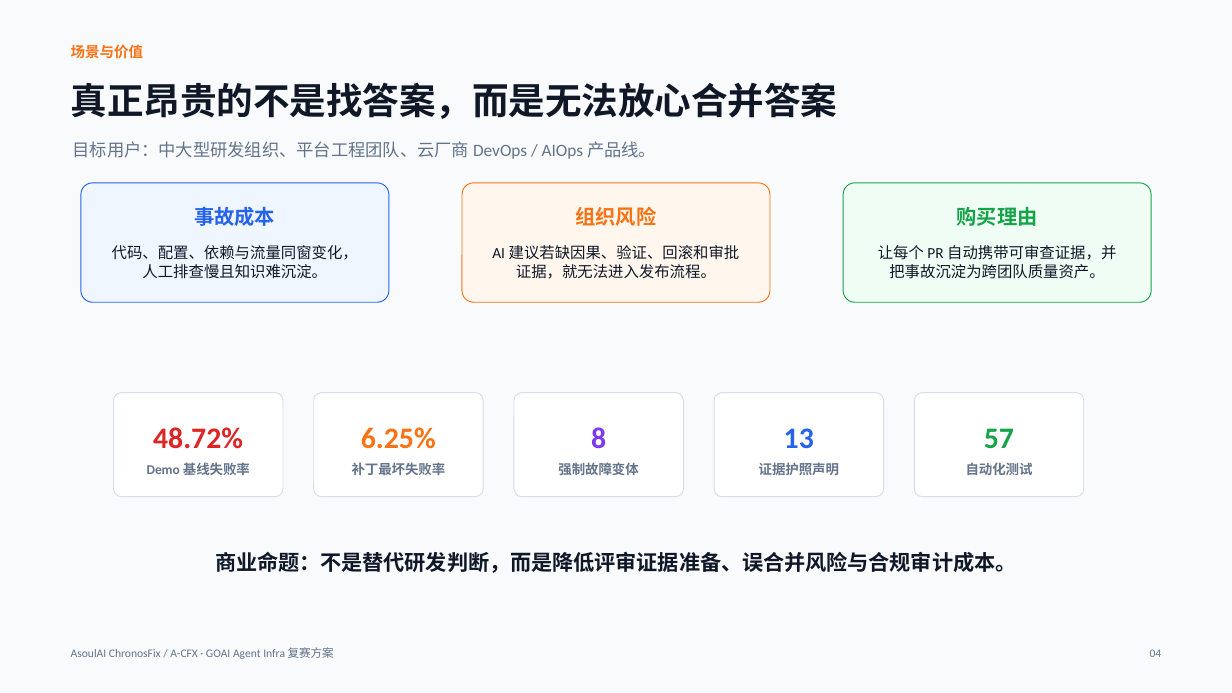
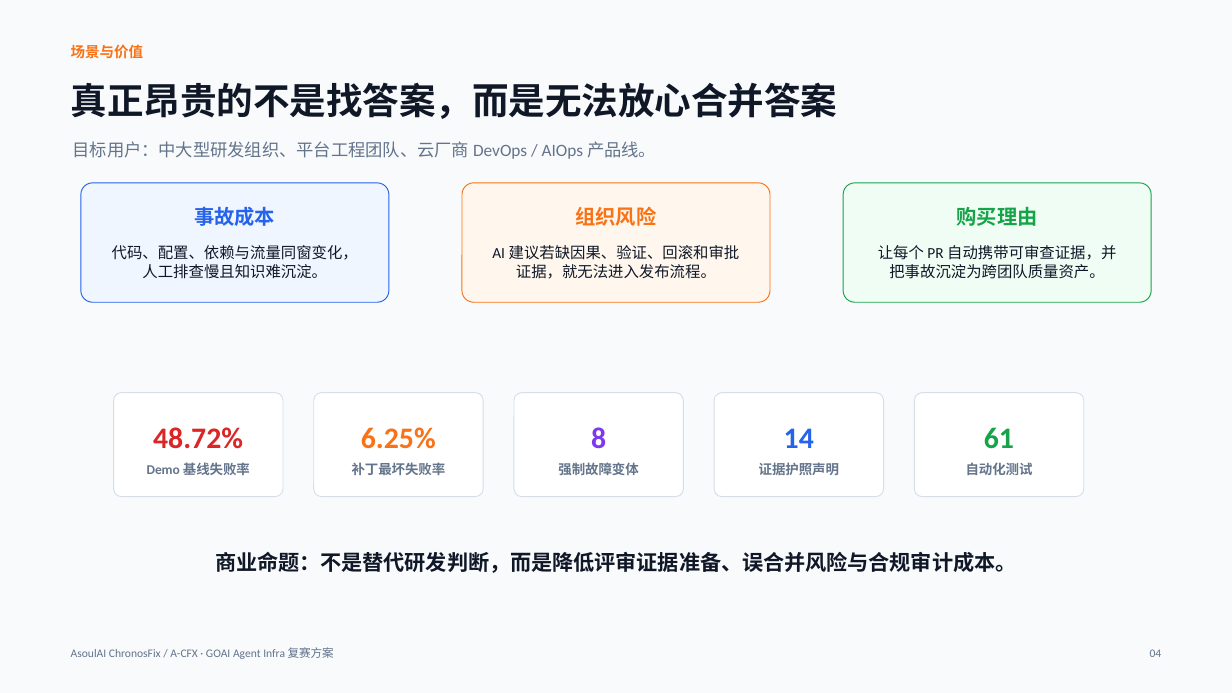
Before and after one commit to ASOUL-Official/asoulai-chronosfix, a slide deck: slide 4 of submission/ChronosFix_复赛方案.pptx. Drawn at 1232x693 pixels with LibreOffice and Linux fonts; fonts in the diff are those of the drawing. Boxes give left, top, right and bottom in pixels: in the first picture for what was removed or moved away, otherwise in the second. Text is boxed around its words. In the diff, an @@ line names an element or a change of style, - is before the commit and + after.

```diff
--- a/submission/ChronosFix_复赛方案.pptx
+++ b/submission/ChronosFix_复赛方案.pptx
@@ text at (784,428,814,448): text changed @@
-13
+14
@@ text at (984,427,1014,449): text changed @@
-57
+61
```
Also in this commit, not shown: 2 other slides changed, 6 other files.
